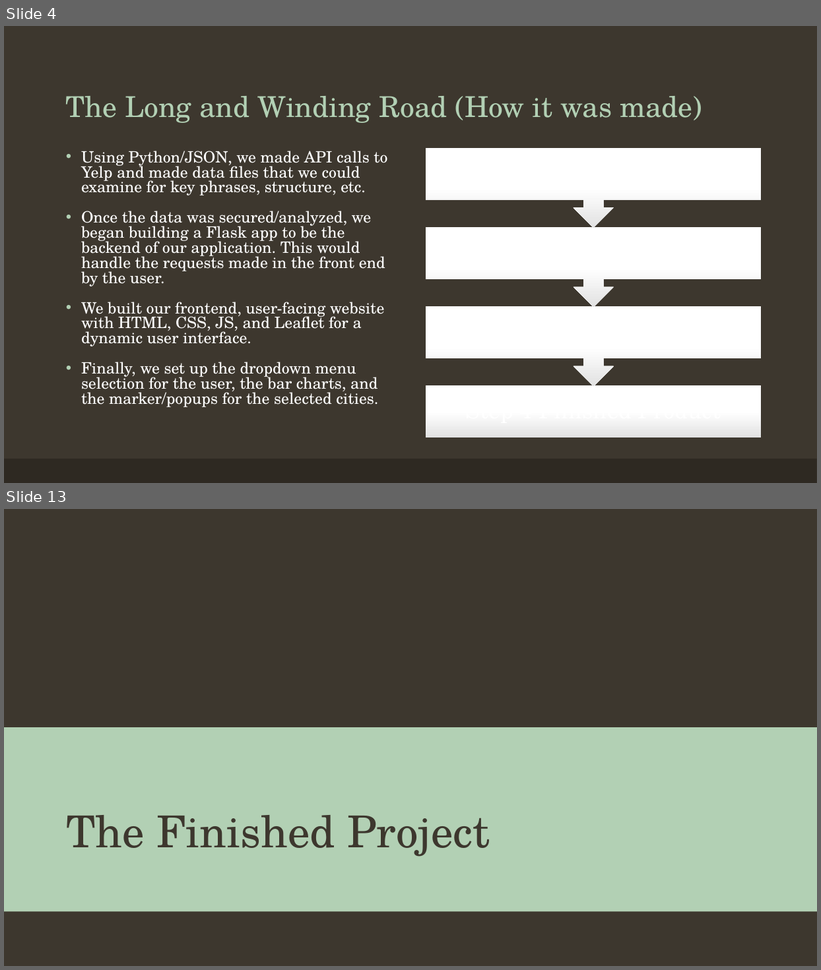
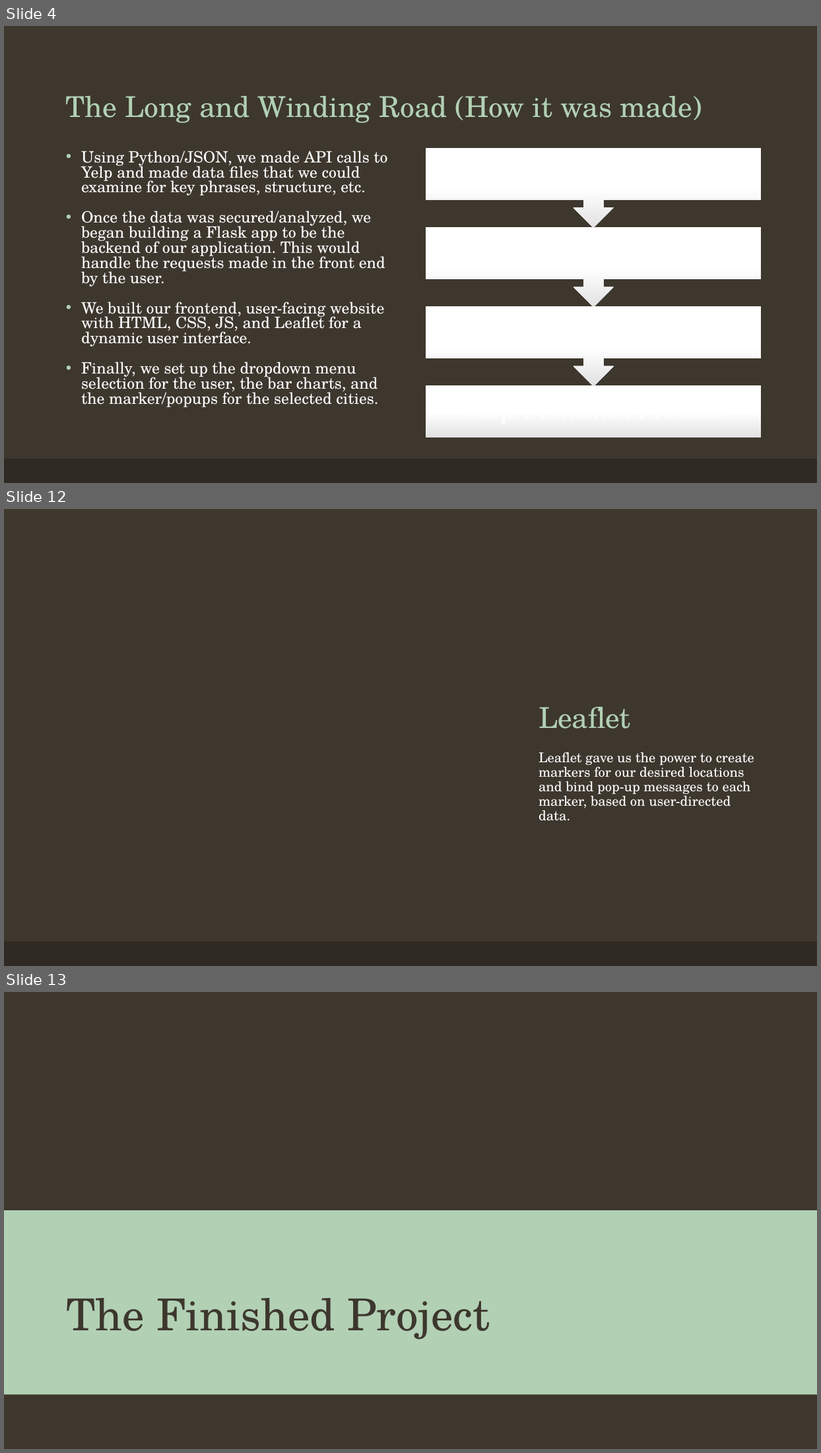
Before and after one commit to hannahdoby/project-3, a slide deck: YelpForTravelHelp.pptx. Shown one above the other, each under a label of ours: slides 4 and 13 before the commit, slides 4, 12 and 13 after it; the slides between them are not shown. The pictures are 821x970 and 821x1453 pixels, drawn with LibreOffice and Linux fonts; fonts in the diff are those of the drawing; background and template pictures are left out. Boxes give left, top, right and bottom in pixels: in the first picture for what was removed or moved away, otherwise in the second. Text is boxed around its words. In the diff, an @@ line names an element or a change of style, - is before the commit and + after.

```diff
--- a/YelpForTravelHelp.pptx
+++ b/YelpForTravelHelp.pptx
@@ slide 12 added at [4, 509, 817, 966], background #3D372E; not listed: 1 template element that a slide beside it also shows @@
@@ title added at [539, 707, 630, 729], 34 pt, text #B2D0B4 @@
+Leaflet
@@ text added at [539, 753, 754, 821], 16 pt, text #FFFFFF @@
+Leaflet gave us the power to create markers for our desired locations and bind pop-up messages to each marker, based on user-directed data.
```
Also in this commit, not shown: 4 slides changed, 4 other slides added, 5 slides removed.
